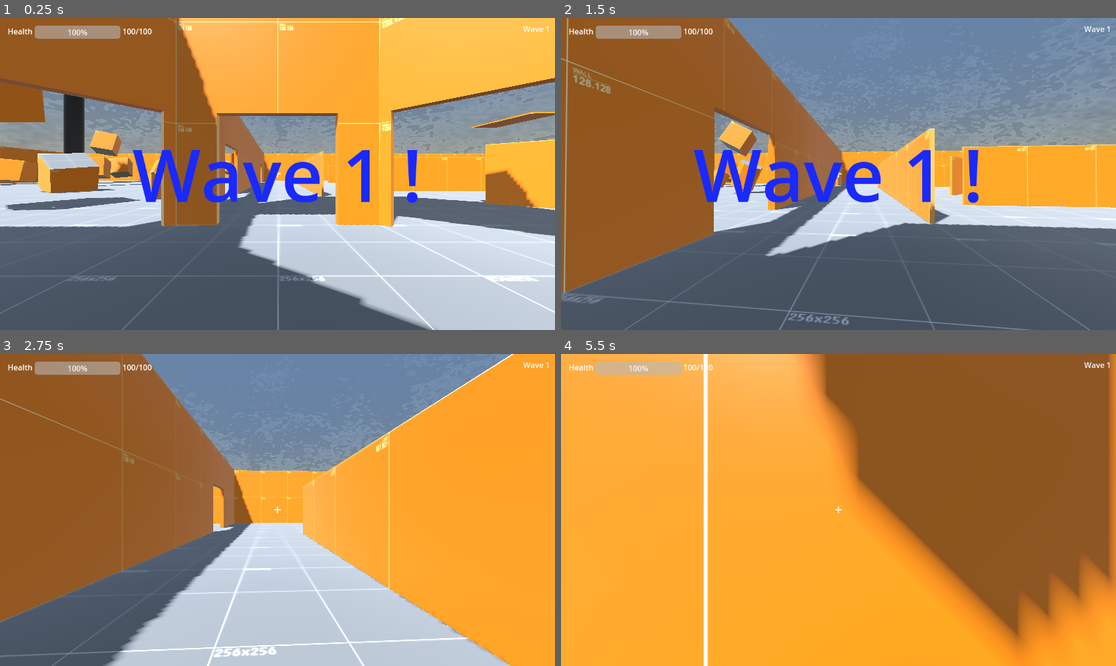
Above: before the commit, frames 1-4 (two rows, left to right).
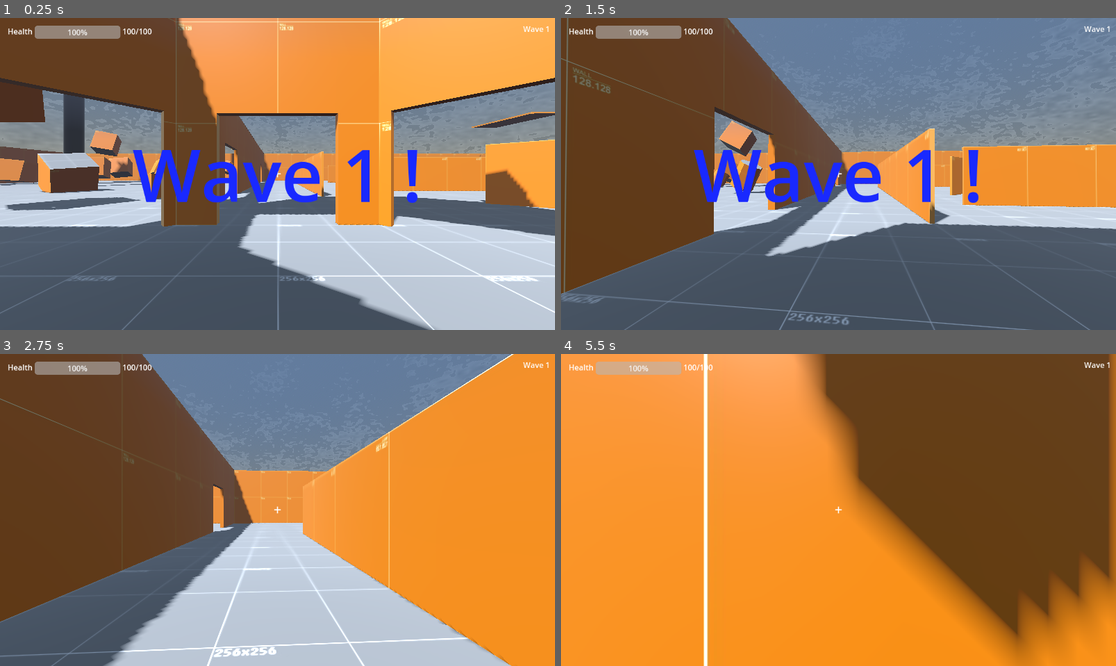
Above: after the commit, the same moments.

Repository: Liloslash/gwj_critters
Game: Godot game, scene res://World.tscn
Same seed, same stepped clock (60 frames per second), same inputs: the game is played once before the commit and once after it.
Inputs (mouse positions are in pixels of both pictures, inside the frame that each line leads up to):
- Up to frame 1 (0.25 s): no input
- Up to frame 2 (1.5 s): tap Enter (ui_accept) at 0.5, 0.77 s; move the mouse to (866, 174) at 0.52 s; press the mouse at (866, 174) at 0.53 s; hold W (up) from 0.53 s (still down); move the mouse to (810, 174) at 1.27 s; release the mouse at (810, 174) at 1.28 s; click (810, 174) at 1.35 s
- Up to frame 3 (2.75 s): keep holding W (up); tap Enter (ui_accept) at 1.52 s; move the mouse to (288, 503) at 2.02 s; press the mouse at (288, 503) at 2.03 s
- Up to frame 4 (5.5 s): keep holding W (up); move the mouse to (832, 516) at 2.77 s; release the mouse at (832, 516) at 2.78 s; click (832, 516) at 2.85 s; tap Enter (ui_accept) at 3.02, 3.77, 4.52 s; move the mouse to (877, 513) at 3.52 s; press the mouse at (877, 513) at 3.53 s; move the mouse to (794, 506) at 4.27 s; release the mouse at (794, 506) at 4.28 s; click (794, 506) at 4.35 s; move the mouse to (844, 510) at 5.02 s; press the mouse at (844, 510) at 5.03 s

The runs differ from the first frame. In frame 1, 23% of the frame differs, in the area x 0-100%, y 0-67%; in frame 2, 34%; in frame 3, 29%; in frame 4, 43%, in the area x 0-100%, y 0-100%.

Commit message:
Added starry sky effect with customizable parameters for stars and space background. Updated shader and scene settings to enhance visual quality, including fog effects and horizon blending adjustments.

Diff:
--- a/World.tscn
+++ b/World.tscn
@@ -32,10 +32,12 @@
 shader_parameter/sky_energy = 1.0
 shader_parameter/sky_cover = SubResource("NoiseTexture2D_p1v5b")
 shader_parameter/sky_cover_modulate = Color(0.396889, 0.396889, 0.396889, 1)
-shader_parameter/ground_bottom_color = Color(0.206046, 0.174332, 0.137505, 1)
-shader_parameter/ground_horizon_color = Color(0.940978, 0.943081, 0.94603, 1)
-shader_parameter/ground_curve = 0.364
-shader_parameter/ground_energy = 1.545
+shader_parameter/stars_color = Color(1, 1, 0.9, 1)
+shader_parameter/stars_density = 0.3
+shader_parameter/stars_brightness = 1.5
+shader_parameter/stars_twinkle_speed = 2.0
+shader_parameter/space_color = Color(0.02, 0.02, 0.08, 1)
+shader_parameter/gradient_strength = 0.7
 shader_parameter/sun_angle_max = 31.435
 shader_parameter/sun_curve = 0.015
 shader_parameter/exposure = 0.804
@@ -46,8 +48,8 @@
 shader_parameter/pole_blend_shape = 2.0
 shader_parameter/pole_blend_strength = 0.0
 shader_parameter/pole_blend_brightness = 0.115
-shader_parameter/horizon_blend_shape = 0.379
-shader_parameter/horizon_blend_strength = 0.12
+shader_parameter/horizon_blend_shape = 0.05
+shader_parameter/horizon_blend_strength = 0.05
 shader_parameter/horizon_blend_brightness = 0.345
 shader_parameter/horizon_blend_width = 0.0
 
@@ -57,8 +59,15 @@
 [sub_resource type="Environment" id="Environment_c6gwx"]
 background_mode = 2
 sky = SubResource("Sky_2dftf")
-ambient_light_source = 3
+ambient_light_color = Color(0.506817, 0.1974, 0.94, 0.184314)
 glow_intensity = 2.37
+fog_enabled = true
+fog_light_color = Color(0.501473, 0.548463, 0.668115, 1)
+fog_light_energy = 0.34
+fog_aerial_perspective = 0.277
+fog_sky_affect = 0.267
+fog_height = 3.0
+fog_height_density = -0.1641
 
 [sub_resource type="BoxShape3D" id="BoxShape3D_bah7m"]
 size = Vector3(63, 0.1, 1)
--- a/shaders/sky.gdshader
+++ b/shaders/sky.gdshader
@@ -7,10 +7,14 @@
 uniform float sky_energy = 1.0; // In Lux.
 uniform sampler2D sky_cover : filter_linear, source_color, hint_default_black;
 uniform vec4 sky_cover_modulate : source_color = vec4(1.0, 1.0, 1.0, 1.0);
-uniform vec4 ground_bottom_color : source_color = vec4(0.2, 0.169, 0.133, 1.0);
-uniform vec4 ground_horizon_color : source_color = vec4(0.646, 0.656, 0.67, 1.0);
-uniform float ground_curve : hint_range(0, 1) = 0.02;
-uniform float ground_energy = 1.0;
+
+// Stars uniforms
+uniform vec4 stars_color : source_color = vec4(1.0, 1.0, 0.9, 1.0);
+uniform float stars_density : hint_range(0.0, 1.0) = 0.3;
+uniform float stars_brightness : hint_range(0.0, 2.0) = 1.5;
+uniform float stars_twinkle_speed : hint_range(0.0, 5.0) = 2.0;
+uniform vec4 space_color : source_color = vec4(0.02, 0.02, 0.08, 1.0);
+uniform float gradient_strength : hint_range(0.0, 1.0) = 0.7;
 uniform float sun_angle_max = 30.0;
 uniform float sun_curve : hint_range(0, 1) = 0.15;
 uniform float exposure : hint_range(0, 128) = 1.0;
@@ -33,6 +37,57 @@
 uniform float horizon_blend_strength : hint_range(0, 1) = 0.05; // Control blending intensity at horizon
 uniform float horizon_blend_brightness : hint_range(0.0, 1.0) = .3;
 uniform float horizon_blend_width : hint_range(0.0, 0.5) = 0.1; // Width of the horizon blend region
+
+// Fonction pour générer du bruit aléatoire
+float star_random(vec2 uv) {
+    return fract(sin(dot(uv.xy, vec2(12.9898, 78.233))) * 43758.5453123);
+}
+
+// Génération d'étoiles
+float stars(vec2 uv, float density) {
+    // Grille pour les étoiles
+    vec2 star_grid = floor(uv * 100.0);
+    vec2 star_fract = fract(uv * 100.0);
+
+    // Position aléatoire dans chaque cellule
+    vec2 star_pos = vec2(star_random(star_grid), star_random(star_grid + vec2(1.0, 0.0)));
+
+    // Distance au centre de l'étoile
+    float dist = distance(star_fract, star_pos);
+
+    // Seuil pour créer une étoile
+    float star_threshold = 1.0 - density;
+    float star_noise = star_random(star_grid + vec2(2.0, 2.0));
+
+    if (star_noise > star_threshold) {
+        // Taille de l'étoile
+        float star_size = 0.02 + star_random(star_grid + vec2(3.0, 3.0)) * 0.03;
+
+        // Intensité de l'étoile (sans scintillement pour l'instant)
+        float star_intensity = smoothstep(star_size, 0.0, dist);
+
+        return star_intensity;
+    }
+
+    return 0.0;
+}
+
+// Fonction principale pour créer le ciel étoilé
+vec3 starry_space(vec2 uv, vec3 cdir) {
+    // Génération des étoiles
+    float star_field = stars(uv, stars_density);
+
+    // Couleur des étoiles
+    vec3 star_color = stars_color.rgb * star_field * stars_brightness;
+
+    // Couleur de fond de l'espace
+    vec3 background = space_color.rgb;
+
+    // Combine background et étoiles
+    return background + star_color;
+}
+
+
 
 void sky() {
     float v_angle = acos(clamp(EYEDIR.y, -1.0, 1.0));
@@ -122,10 +177,12 @@
 
     sky += (blended_noise * sky_cover_modulate.rgb) * blended_noise_texture.a * sky_cover_modulate.a * sky_energy;
 
-    // Ground blending
-    c = (v_angle - (PI * 0.5)) / (PI * 0.5);
-    vec3 ground = mix(ground_horizon_color.rgb, ground_bottom_color.rgb, clamp(1.0 - pow(1.0 - c, 1.0 / ground_curve), 0.0, 1.0));
-    ground *= ground_energy;
+    // Starry space effect for ground
+    vec2 space_uv = SKY_COORDS.xy * 2.0; // Zoom sur les étoiles
+    vec3 space_surface = starry_space(space_uv, EYEDIR);
 
-    COLOR = mix(ground, sky, step(0.0, EYEDIR.y)) * exposure;
+    // Dégradé entre ciel et espace étoilé
+    float gradient_factor = smoothstep(-gradient_strength, 0.0, EYEDIR.y);
+
+    COLOR = mix(space_surface, sky, gradient_factor) * exposure;
 }
